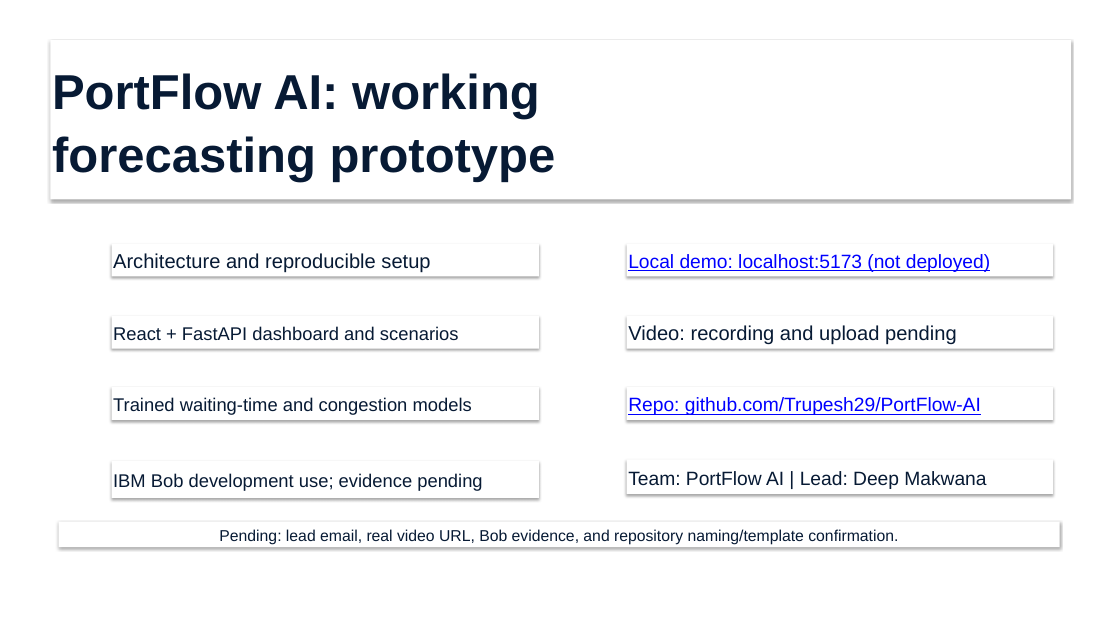
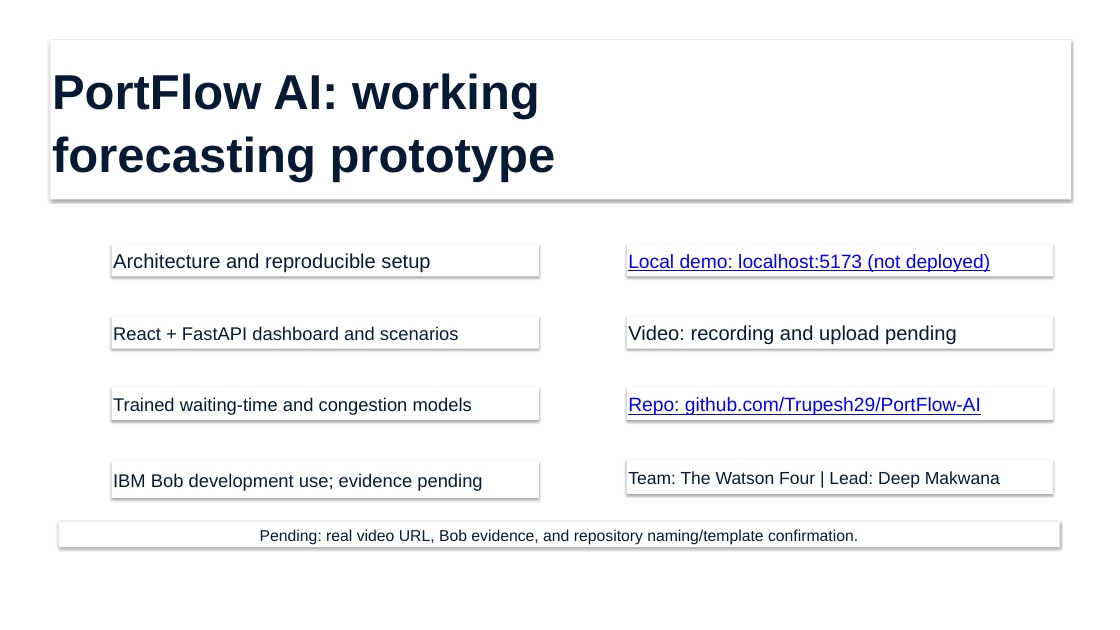
Before and after one commit to Trupesh29/PortFlow-AI, a slide deck: slide 11 of presentation/slides.pptx. Drawn at 1120x630 pixels with LibreOffice and Linux fonts; fonts in the diff are those of the drawing; background and template pictures are left out. Boxes give left, top, right and bottom in pixels: in the first picture for what was removed or moved away, otherwise in the second. Text is boxed around its words. In the diff, an @@ line names an element or a change of style, - is before the commit and + after.

Commit message:
docs: set The Watson Four team and confirmed lead email

```diff
--- a/presentation/slides.pptx
+++ b/presentation/slides.pptx
@@ text in rectangle at [628, 471, 1000, 488]: text changed; size 22 to 20 pt @@
-Team: PortFlow AI | Lead: Deep Makwana
+Team: The Watson Four | Lead: Deep Makwana
@@ text in rectangle at [260, 529, 858, 545]: text changed @@
-Pending: lead email, real video URL, Bob evidence, and repository naming/template confirmation.
+Pending: real video URL, Bob evidence, and repository naming/template confirmation.
```
Also in this commit, not shown: 1 other slide changed, 8 other files.
